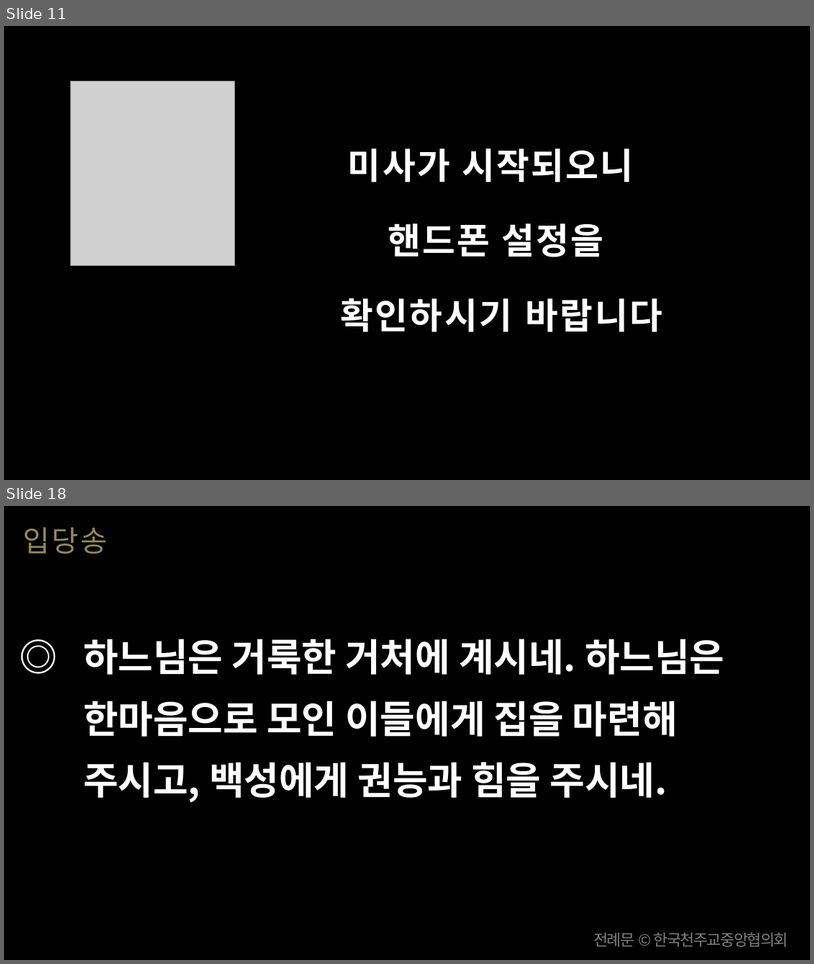
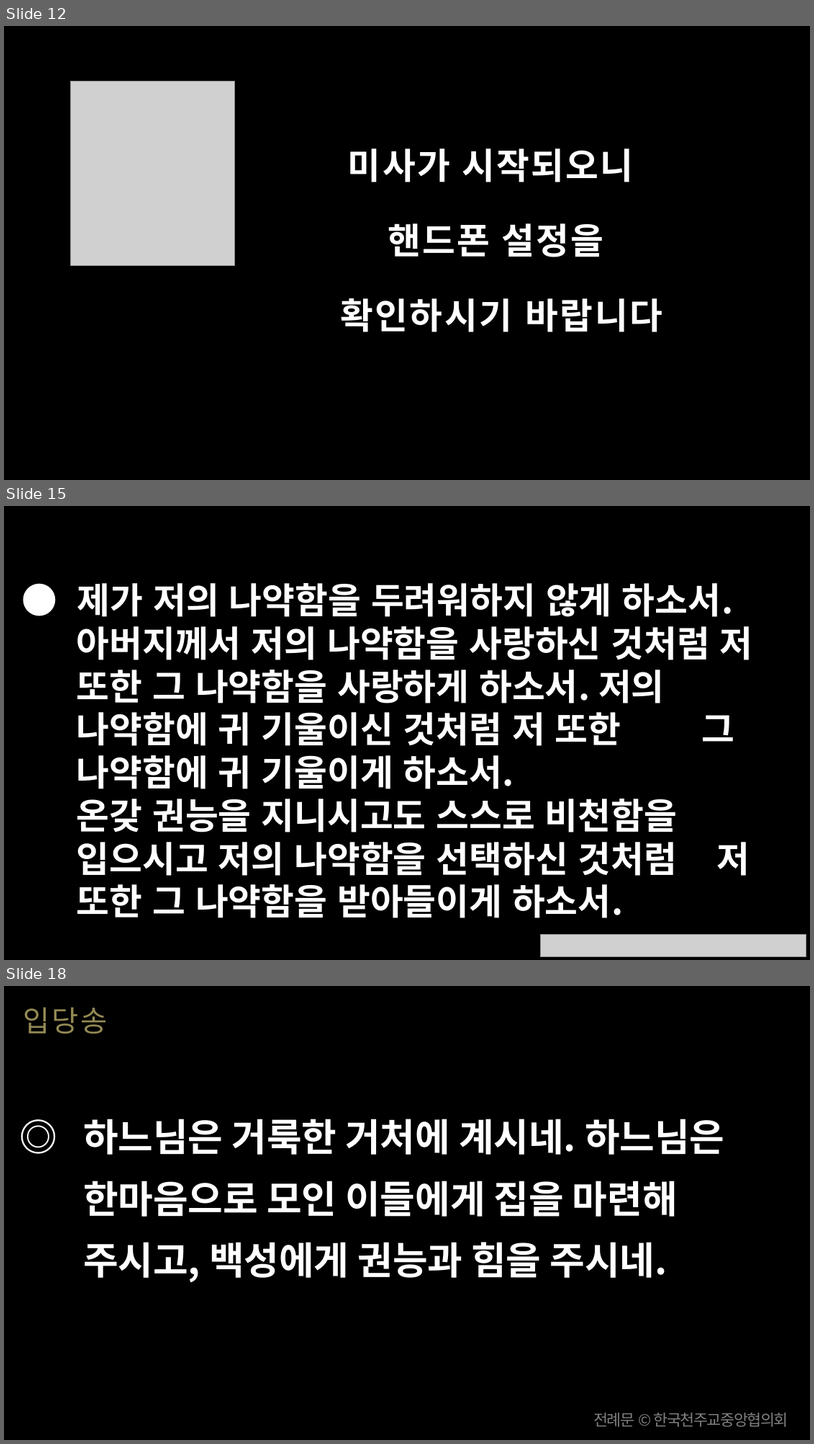
Before and after one commit to scottpark/missa_ppt, a slide deck: 20260726/20260726_연중 제17주일.pptx. Shown one above the other, each under a label of ours: slides 11 and 18 before the commit, slides 12, 15 and 18 after it; the slides between them are not shown. The pictures are 814x964 and 814x1444 pixels, drawn with LibreOffice and Linux fonts; fonts in the diff are those of the drawing; grey boxes stand for pictures. Boxes give left, top, right and bottom in pixels: in the first picture for what was removed or moved away, otherwise in the second. Text is boxed around its words. In the diff, an @@ line names an element or a change of style, - is before the commit and + after.

```diff
--- a/20260726/20260726_연중 제17주일.pptx
+++ b/20260726/20260726_연중 제17주일.pptx
@@ slide 15 added at bbox=[4, 506, 810, 960], background #000000 @@
@@ text added at bbox=[77, 583, 754, 918], 32 pt, text #FFFFFF, bold @@
+● 제가 저의 나약함을 두려워하지 않게 하소서. 아버지께서 저의 나약함을 사랑하신 것처럼 저 또한 그 나약함을 사랑하게 하소서. 저의 나약함에 귀 기울이신 것처럼 저 또한 그 나약함에 귀 기울이게 하소서.
+온갖 권능을 지니시고도 스스로 비천함을 입으시고 저의 나약함을 선택하신 것처럼 저 또한 그 나약함을 받아들이게 하소서.
@@ picture added at bbox=[540, 934, 806, 957] @@
@@ what was slide 11 is now slide 12 @@
```
Also in this commit, not shown: 19 slides changed, 31 other slides added, 16 slides removed, 51 other files.
